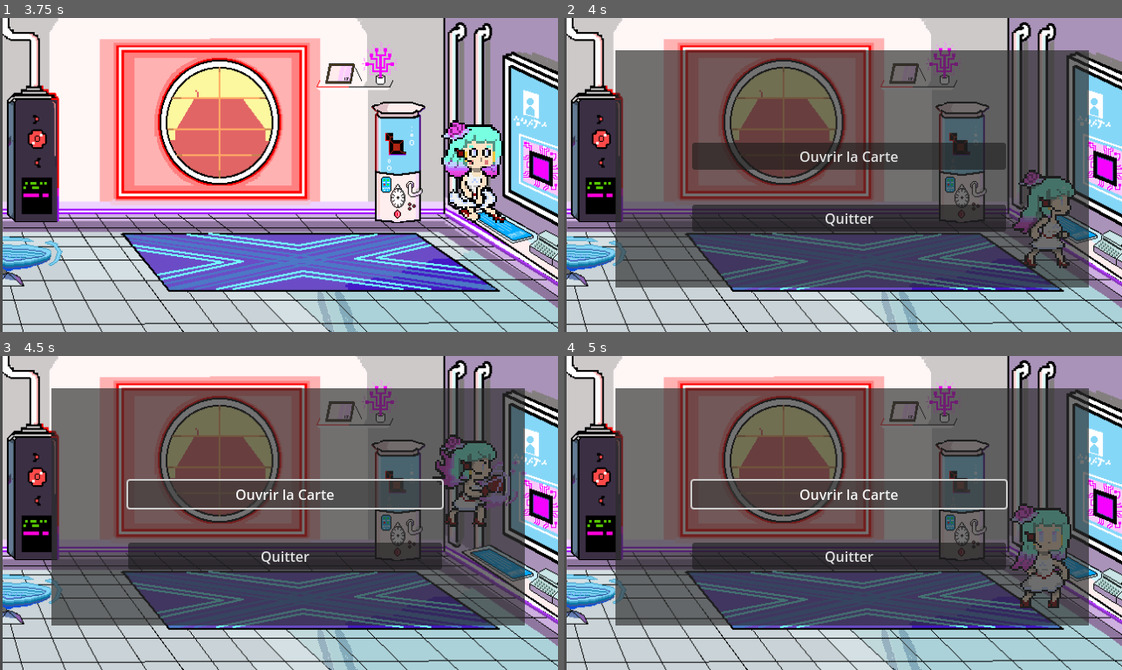
Above: before the commit, frames 1-4 (two rows, left to right).
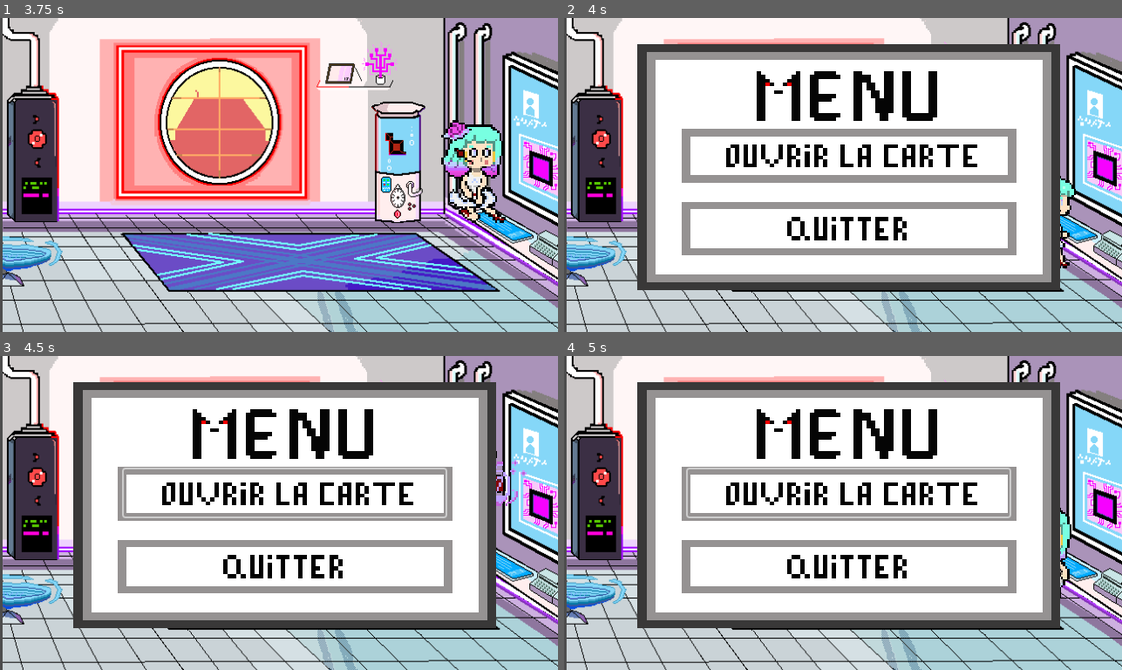
Above: after the commit, the same moments.

Repository: ifoudil/Chromatic-Requiem
Game: Godot game, scene res://Scenes/player.tscn
Same seed, same stepped clock (60 frames per second), same inputs: the game is played once before the commit and once after it.
Inputs (mouse positions are in pixels of both pictures, inside the frame that each line leads up to):
- Up to frame 1 (3.75 s): tap Enter at 0.5 s; hold Right (move_right) 0.53-2.03 s; tap Z (atk) at 0.6, 1.55, 2.1, 2.85 s; tap Space (jump) at 0.77, 0.8, 1.07, 1.35, 1.52, 1.82, 2.3, 3.02, 3.32, 3.6 s; hold Left (move_left) 2.03-2.78 s; hold Right (move_right) from 2.78 s (still down)
- Up to frame 2 (4 s): keep holding Right (move_right); tap Space (jump) at 3.77 s
- Up to frame 3 (4.5 s): tap Space (jump) at 4.07 s; release Right (move_right) at 4.25 s; click (284, 494) at 4.25 s
- Up to frame 4 (5 s): no input

Frame 1 is identical in both runs. In frame 2, 65% of the frame differs, in the area x 9-95%, y 8-87%; in frame 3, 65%; in frame 4, 65%.

Commit message:
add beta menu + texture

Diff:
--- /dev/null
+++ b/Scenes/Baddie.tscn
@@ -0,0 +1,114 @@
+[gd_scene load_steps=14 format=3 uid="uid://c4rf4st16oach"]
+
+[ext_resource type="Script" uid="uid://dhggmxord85gq" path="res://Scripts/player.gd" id="1_4y6d6"]
+[ext_resource type="Texture2D" uid="uid://dd1bx8j5cmldn" path="res://Assets/Atk_box.png" id="2_jjo6a"]
+[ext_resource type="Texture2D" uid="uid://cs10i7jkjjwbd" path="res://Assets/Atk_box copie.png" id="3_8tbd3"]
+[ext_resource type="Texture2D" uid="uid://b4n37wvhjhguh" path="res://Assets/perso_final copie.png" id="4_ji2xe"]
+[ext_resource type="Texture2D" uid="uid://cbmbtn2bsfnvf" path="res://Assets/perso_final copie 3.png" id="5_y3hc5"]
+[ext_resource type="Texture2D" uid="uid://33v312kgomtn" path="res://Assets/perso_final copie 2.png" id="6_676oq"]
+[ext_resource type="Texture2D" uid="uid://cw5w3m5yxvgyl" path="res://Assets/perso_final.png" id="7_gqifm"]
+[ext_resource type="Texture2D" uid="uid://2fwvbonmu2vc" path="res://Assets/perso_chroma_requiem (55) copie 4.png" id="8_gt11p"]
+[ext_resource type="Texture2D" uid="uid://cu17fvv5puhmb" path="res://Assets/perso_chroma_requiem (55) copie 5.png" id="9_sxmsa"]
+[ext_resource type="Texture2D" uid="uid://d2628a2bt4kw0" path="res://Assets/perso_chroma_requiem (55) copie 3.png" id="10_5xorg"]
+[ext_resource type="Texture2D" uid="uid://bhlfqcsjvokem" path="res://Assets/perso_chroma_requiem (55) copie 2.png" id="11_1sg6p"]
+
+[sub_resource type="SpriteFrames" id="SpriteFrames_xh4dr"]
+animations = [{
+"frames": [{
+"duration": 1.0,
+"texture": ExtResource("2_jjo6a")
+}],
+"loop": true,
+"name": &"atk1_left",
+"speed": 5.0
+}, {
+"frames": [{
+"duration": 1.0,
+"texture": ExtResource("3_8tbd3")
+}],
+"loop": true,
+"name": &"atk1_right",
+"speed": 5.0
+}, {
+"frames": [{
+"duration": 1.0,
+"texture": ExtResource("4_ji2xe")
+}],
+"loop": true,
+"name": &"idle_left",
+"speed": 5.0
+}, {
+"frames": [{
+"duration": 1.0,
+"texture": ExtResource("5_y3hc5")
+}],
+"loop": true,
+"name": &"idle_right",
+"speed": 5.0
+}, {
+"frames": [{
+"duration": 1.0,
+"texture": ExtResource("6_676oq")
+}],
+"loop": true,
+"name": &"jump_left",
+"speed": 5.0
+}, {
+"frames": [{
+"duration": 1.0,
+"texture": ExtResource("7_gqifm")
+}],
+"loop": true,
+"name": &"jump_right",
+"speed": 5.0
+}, {
+"frames": [{
+"duration": 1.0,
+"texture": ExtResource("8_gt11p")
+}, {
+"duration": 1.0,
+"texture": ExtResource("9_sxmsa")
+}],
+"loop": true,
+"name": &"run_left",
+"speed": 5.0
+}, {
+"frames": [{
+"duration": 1.0,
+"texture": ExtResource("10_5xorg")
+}, {
+"duration": 1.0,
+"texture": ExtResource("11_1sg6p")
+}],
+"loop": true,
+"name": &"run_right",
+"speed": 5.0
+}]
+
+[sub_resource type="RectangleShape2D" id="RectangleShape2D_wpk7j"]
+size = Vector2(57, 95)
+
+[node name="CharacterBody2D" type="CharacterBody2D"]
+position = Vector2(54, -15)
+script = ExtResource("1_4y6d6")
+metadata/_edit_group_ = true
+
+[node name="AnimatedSprite2D" type="AnimatedSprite2D" parent="."]
+texture_filter = 1
+position = Vector2(1109, -215.813)
+scale = Vector2(2.45023, 2.39583)
+sprite_frames = SubResource("SpriteFrames_xh4dr")
+animation = &"atk1_right"
+offset = Vector2(-387.769, 192.548)
+metadata/_edit_group_ = true
+
+[node name="CollisionShape2D" type="CollisionShape2D" parent="."]
+position = Vector2(140.5, 249.5)
+shape = SubResource("RectangleShape2D_wpk7j")
+metadata/_edit_group_ = true
+
+[node name="AttackTimer" type="Timer" parent="."]
+wait_time = 0.3
+one_shot = true
+
+[connection signal="timeout" from="AttackTimer" to="." method="_on_attack_timer_timeout"]
--- a/Scenes/menu.tscn
+++ b/Scenes/menu.tscn
@@ -1,32 +1,48 @@
-[gd_scene load_steps=2 format=3 uid="uid://bnpugvblpnqgf"]
+[gd_scene load_steps=4 format=3 uid="uid://bnpugvblpnqgf"]
 
 [ext_resource type="Script" uid="uid://d18hovlm31dt8" path="res://scripts/menu.gd" id="1_1rerr"]
+[ext_resource type="Texture2D" uid="uid://cxk3tghq1fwdc" path="res://Assets/menu1.png" id="2_xhh6f"]
+
+[sub_resource type="SpriteFrames" id="SpriteFrames_cayip"]
+animations = [{
+"frames": [{
+"duration": 1.0,
+"texture": ExtResource("2_xhh6f")
+}],
+"loop": true,
+"name": &"default",
+"speed": 5.0
+}]
 
 [node name="MenuUI" type="CanvasLayer"]
 script = ExtResource("1_1rerr")
 
-[node name="ColorRect" type="ColorRect" parent="."]
-offset_left = 59.0
-offset_top = 37.0
-offset_right = 602.0
-offset_bottom = 309.0
-color = Color(0.168627, 0.168627, 0.168627, 0.666667)
+[node name="AnimatedSprite2D" type="AnimatedSprite2D" parent="."]
+texture_filter = 1
+position = Vector2(327, 171)
+scale = Vector2(5.05208, 4.40625)
+sprite_frames = SubResource("SpriteFrames_cayip")
 
 [node name="VBoxContainer" type="VBoxContainer" parent="."]
-offset_left = 147.0
-offset_top = 113.0
-offset_right = 507.0
+offset_left = 142.0
+offset_top = 123.0
+offset_right = 511.0
 offset_bottom = 275.0
-theme_override_constants/separation = 40
+theme_override_constants/separation = 30
 alignment = 1
 
 [node name="Button" type="Button" parent="VBoxContainer"]
 layout_mode = 2
-text = "Ouvrir la Carte"
+text = "
+
+"
+flat = true
 
 [node name="Quitter" type="Button" parent="VBoxContainer"]
 layout_mode = 2
-text = "Quitter
+text = "
+
 "
+flat = true
 
 [connection signal="pressed" from="VBoxContainer/Quitter" to="." method="_on_quitter_pressed"]
--- a/Scripts/player.gd
+++ b/Scripts/player.gd
@@ -1,4 +1,6 @@
 extends CharacterBody2D
+var controls_enabled = true
+
 
 @export var gravity = 950
 @export var speed = 200
@@ -8,7 +10,6 @@
 @onready var sprite = $AnimatedSprite2D
 @onready var attack_timer = $AttackTimer
 
-var player_in_area = false
 var facing_right = true
 var is_attacking = false
 
@@ -17,7 +18,6 @@
 		velocity.y = clamp(velocity.y + gravity * delta, -500, 500)
 
 	var direction = Input.get_axis("move_left", "move_right")
-
 	if direction != 0:
 		facing_right = direction > 0
 
@@ -26,7 +26,7 @@
 
 	if Input.is_action_just_pressed("atk") and !is_attacking:
 		is_attacking = true
-		attack_timer.start() # Lance le timer de 1 seconde
+		attack_timer.start()
 
 	velocity.x = lerp(velocity.x, direction * speed, acceleration)
 	update_animation(direction)
@@ -36,10 +36,7 @@
 	if is_attacking:
 		sprite.play("atk1_right" if facing_right else "atk1_left")
 	elif is_on_floor():
-		if direction == 0:
-			sprite.play("idle_right" if facing_right else "idle_left")
-		else:
-			sprite.play("run_right" if facing_right else "run_left")
+		sprite.play("idle_right" if direction == 0 else "run_right" if facing_right else "run_left")
 	else:
 		sprite.play("jump_right" if facing_right else "jump_left")
 
--- a/node_2d.tscn
+++ /dev/null
@@ -1,3 +0,0 @@
-[gd_scene format=3 uid="uid://yf1cd83c4eu0"]
-
-[node name="Node2D" type="Node2D"]
Binary file added: Assets/menu1.png
Not shown, changed: .DS_Store
Not shown, changed: Assets/.DS_Store
